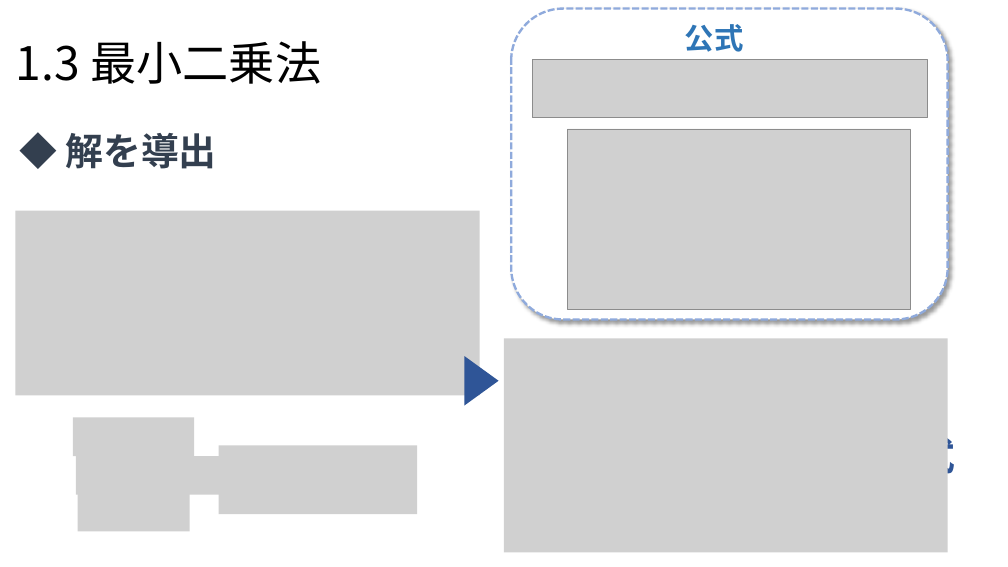
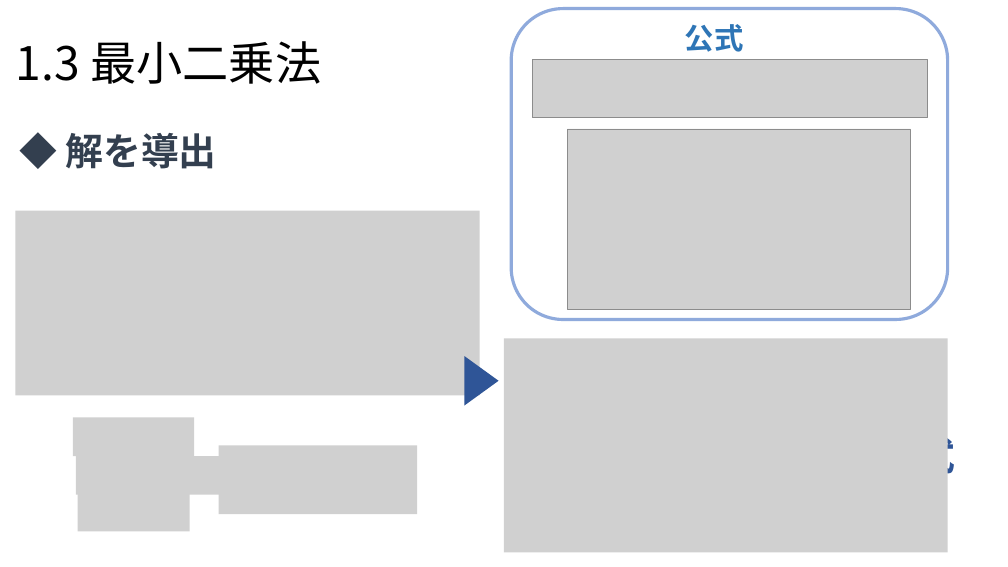
Before and after one commit to Yoshifumi14/stats, a slide deck: slide 8 of statistics2.pptx (slide 7 before the commit). Drawn at 1008x567 pixels with LibreOffice and Linux fonts; fonts in the diff are those of the drawing; grey boxes stand for pictures. Boxes give left, top, right and bottom in pixels: in the first picture for what was removed or moved away, otherwise in the second. Text is boxed around its words. In the diff, an @@ line names an element or a change of style, - is before the commit and + after.

```diff
--- a/statistics2.pptx
+++ b/statistics2.pptx
@@ rounded rectangle at [511, 8, 948, 319]: outline #8FAADC 2.25 pt dashed to #8FAADC 3 pt; shadow off @@
```
Also in this commit, not shown: 2 other slides changed, 2 slides added.
